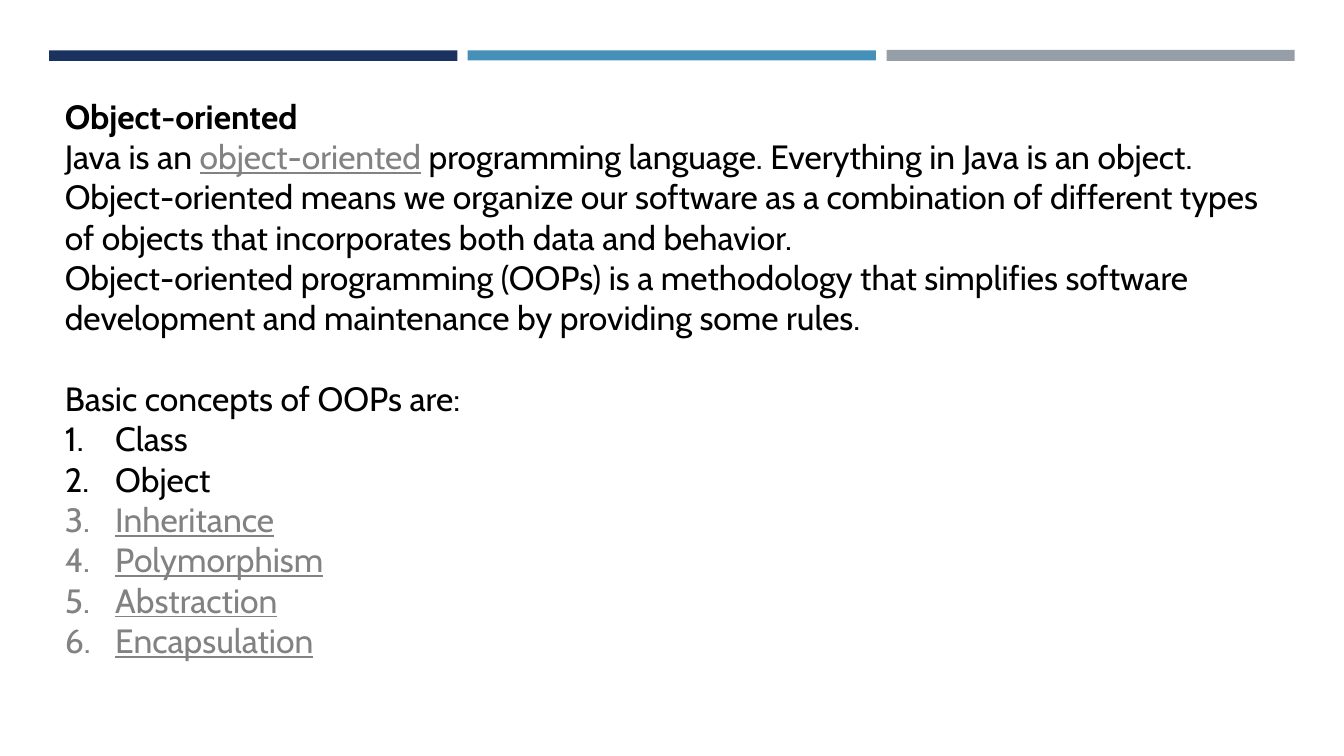
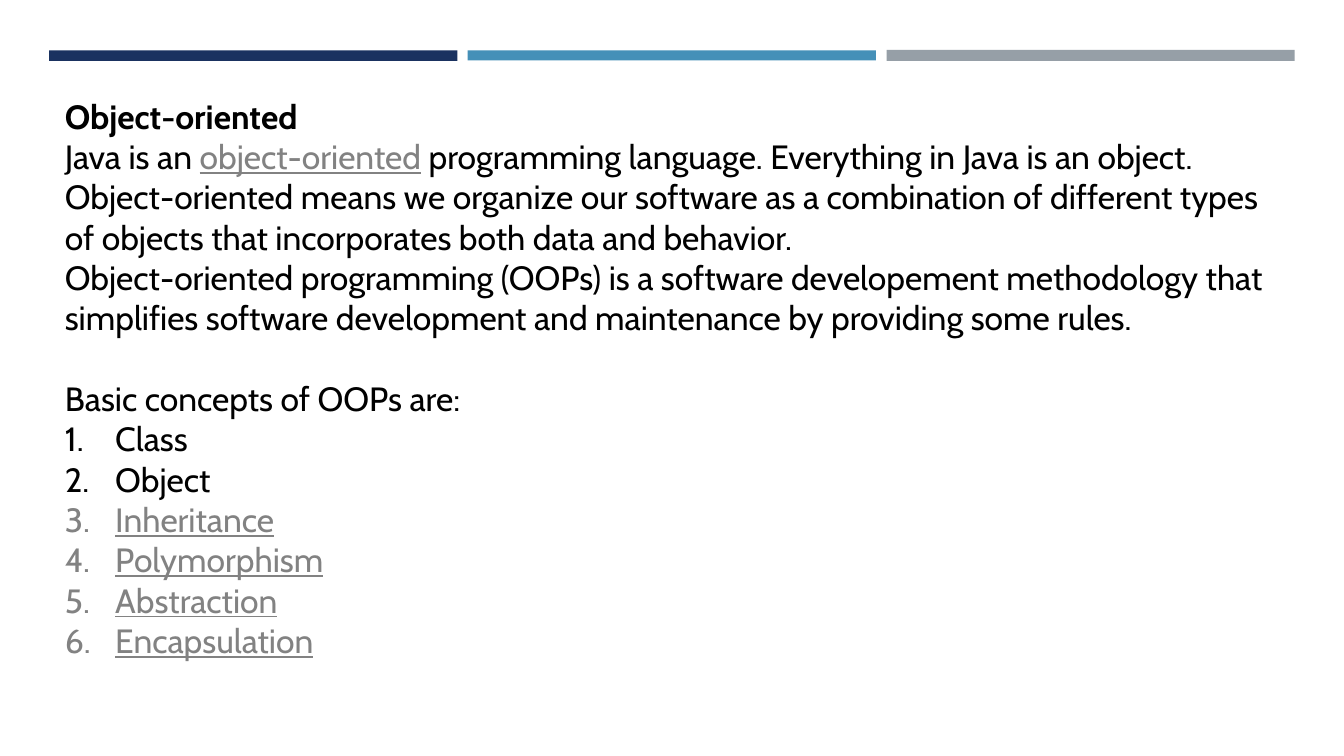
Before and after one commit to amantiwari8861/javaV1, a slide deck: slide 9 of 01 Java Intro/Java Slides part 1.pptx. Drawn at 1344x756 pixels with LibreOffice and Linux fonts; fonts in the diff are those of the drawing. Boxes give left, top, right and bottom in pixels: in the first picture for what was removed or moved away, otherwise in the second. Text is boxed around its words. In the diff, an @@ line names an element or a change of style, - is before the commit and + after.

```diff
--- a/01 Java Intro/Java Slides part 1.pptx
+++ b/01 Java Intro/Java Slides part 1.pptx
@@ text at (x1=65, y1=264, x2=1263, y2=338): text changed @@
-Object-oriented programming (OOPs) is a methodology that simplifies software development and maintenance by providing some rules.
+Object-oriented programming (OOPs) is a software developement methodology that simplifies software development and maintenance by providing some rules.
```
Also in this commit, not shown: 1 other slide changed, 35 other files.
